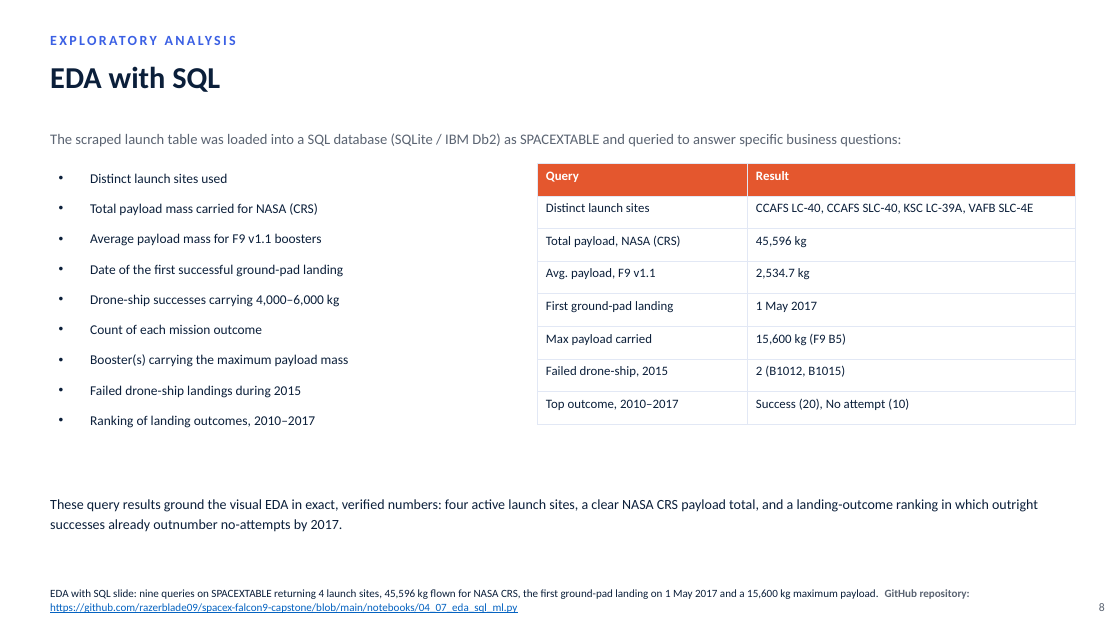
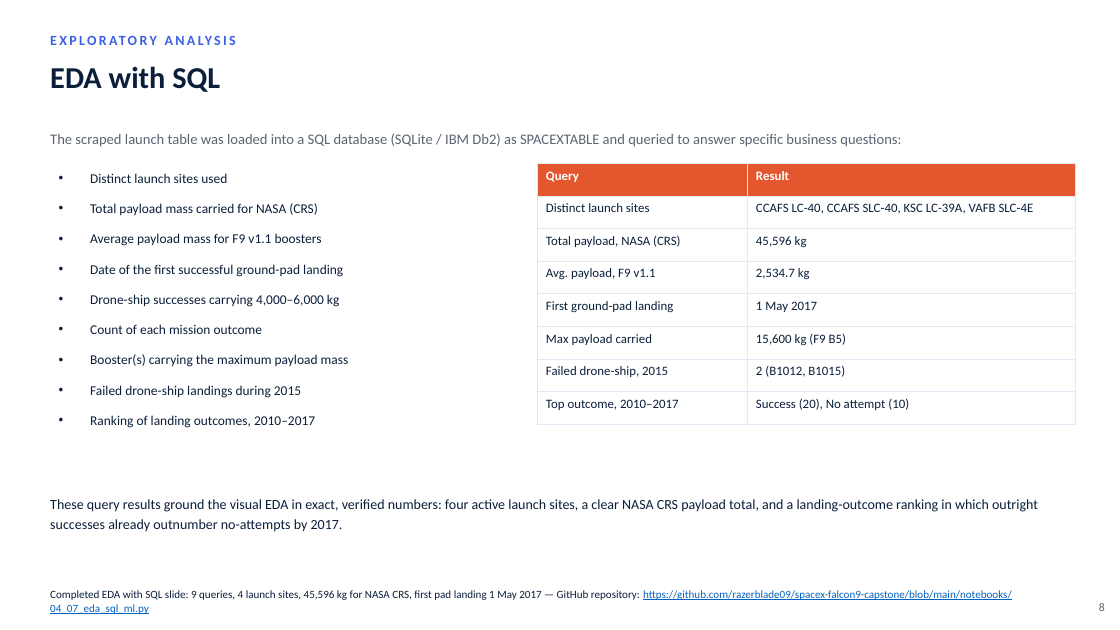
Before and after one commit to razerblade09/spacex-falcon9-capstone, a slide deck: slide 8 of Data_Science_Capstone_Presentation_12.pptx. Drawn at 1120x630 pixels with LibreOffice and Linux fonts; fonts in the diff are those of the drawing. Boxes give left, top, right and bottom in pixels: in the first picture for what was removed or moved away, otherwise in the second. Text is boxed around its words. In the diff, an @@ line names an element or a change of style, - is before the commit and + after.

```diff
--- a/Data_Science_Capstone_Presentation_12.pptx
+++ b/Data_Science_Capstone_Presentation_12.pptx
@@ text at bbox=[50, 590, 1012, 614]: text changed @@
-EDA with SQL slide: nine queries on SPACEXTABLE returning 4 launch sites, 45,596 kg flown for NASA CRS, the first ground-pad landing on 1 May 2017 and a 15,600 kg maximum payload. GitHub repository: https://github.com/razerblade09/spacex-falcon9-capstone/blob/main/notebooks/04_07_eda_sql_ml.py
+Completed EDA with SQL slide: 9 queries, 4 launch sites, 45,596 kg for NASA CRS, first pad landing 1 May 2017 — GitHub repository: https://github.com/razerblade09/spacex-falcon9-capstone/blob/main/notebooks/04_07_eda_sql_ml.py
```
Also in this commit, not shown: 10 other slides changed, 2 other files.
